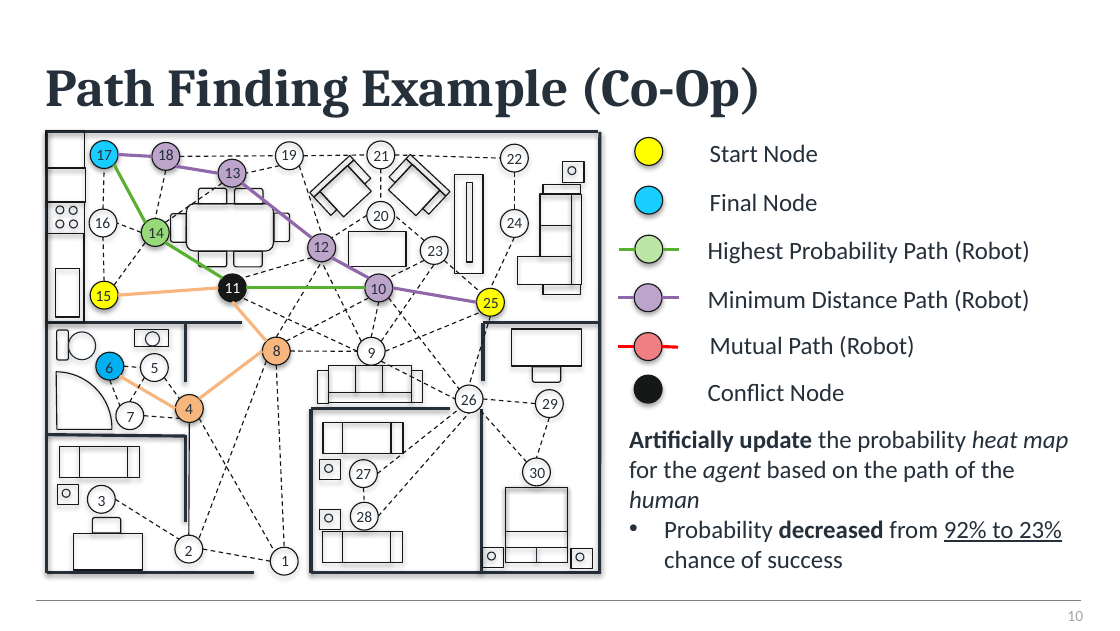
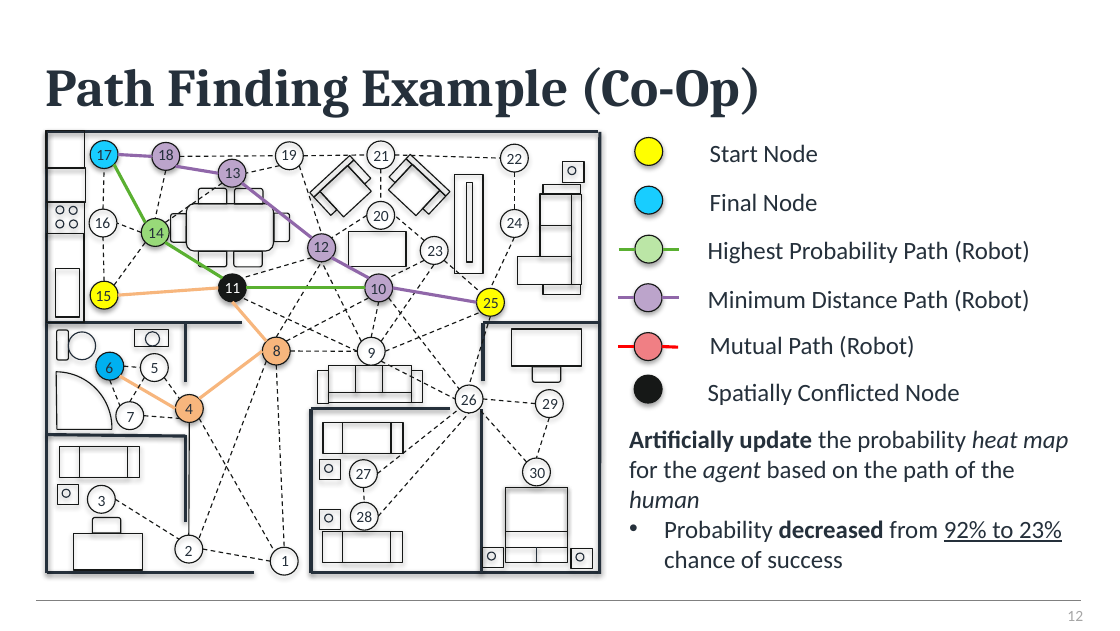
Before and after one commit to hysterr/York_Abstract_Navigation, a slide deck: slide 12 of December_2021.pptx (slide 10 before the commit). Drawn at 1120x631 pixels with LibreOffice and Linux fonts; fonts in the diff are those of the drawing; background and template pictures are left out. Boxes give left, top, right and bottom in pixels: in the first picture for what was removed or moved away, otherwise in the second. Text is boxed around its words. In the diff, an @@ line names an element or a change of style, - is before the commit and + after.

```diff
--- a/December_2021.pptx
+++ b/December_2021.pptx
@@ text at [708, 383, 959, 405]: text changed @@
-Conflict Node
+Spatially Conflicted Node
@@ page number at [1067, 611, 1083, 621]: text changed @@
-10
+12
```
Also in this commit, not shown: 18 other slides changed, 3 slides added, 6 other files.
